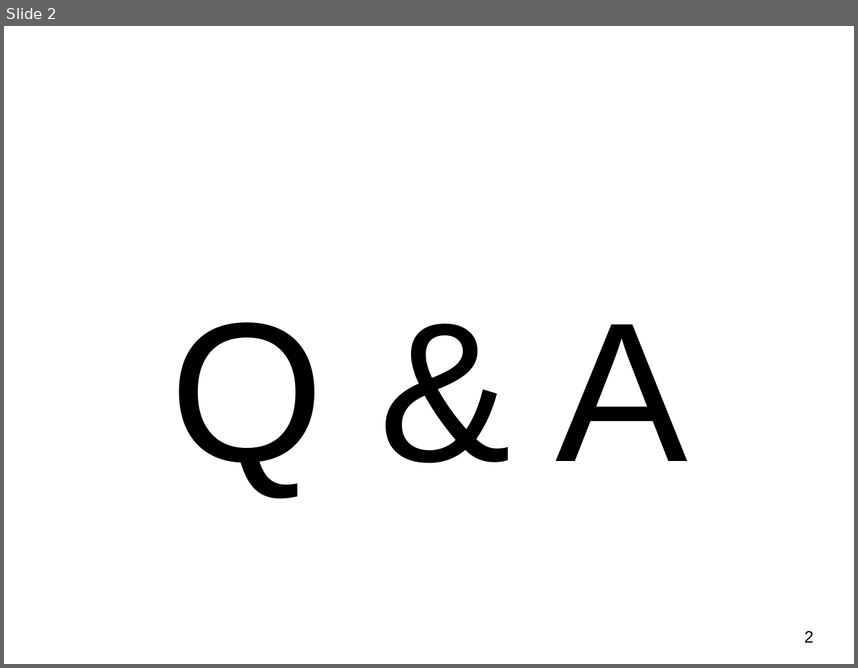
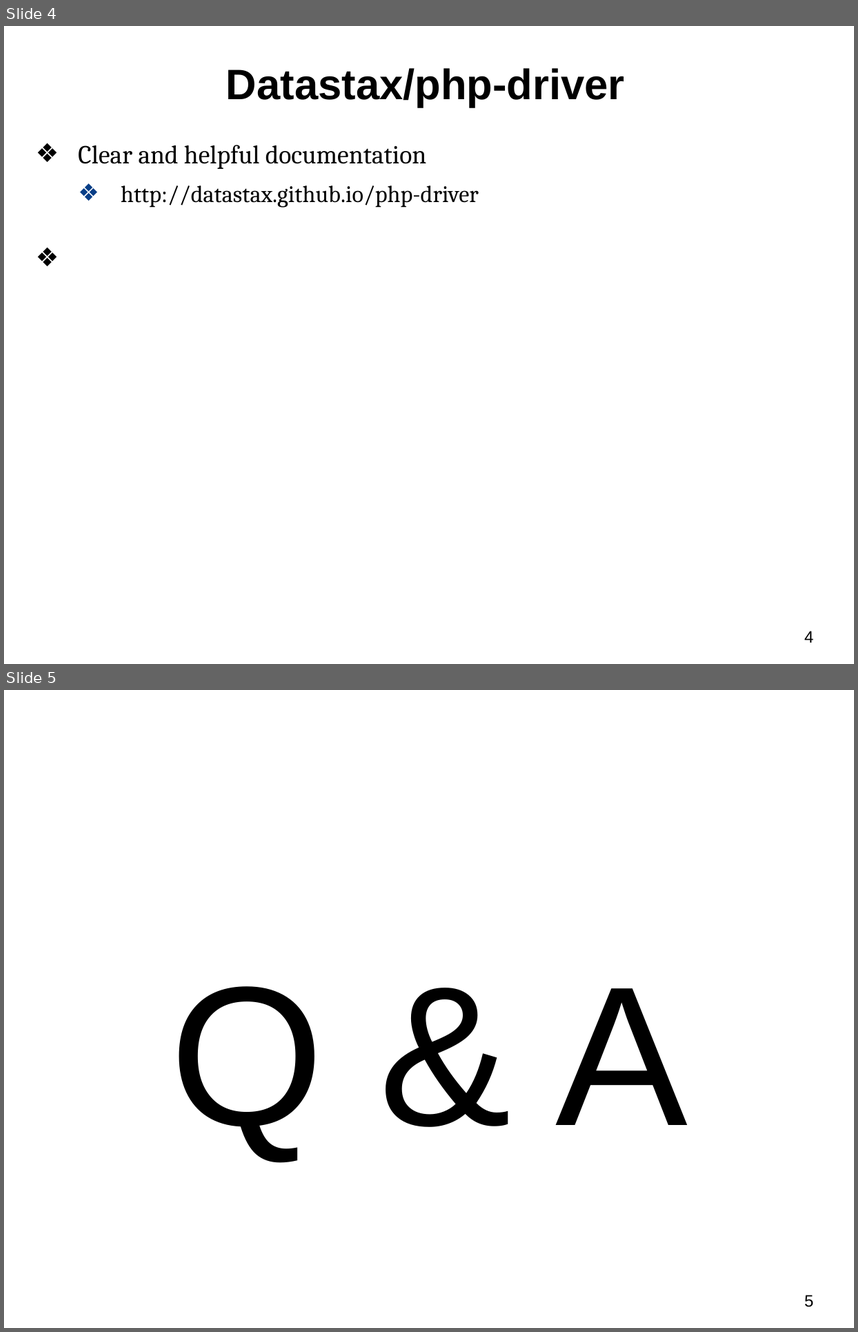
Before and after one commit to sonvq-qsoftvn/hocvalam-project, a slide deck: PHP Server side report week 1.ppt. Shown one above the other, each under a label of ours: slide 2 before the commit, slides 4 and 5 after it. The pictures are 858x668 and 858x1332 pixels, drawn with LibreOffice and Linux fonts; fonts in the diff are those of the drawing; background and template pictures are left out. Boxes give left, top, right and bottom in pixels: in the first picture for what was removed or moved away, otherwise in the second. Text is boxed around its words. In the diff, an @@ line names an element or a change of style, - is before the commit and + after.

```diff
--- a/PHP Server side report week 1.ppt
+++ b/PHP Server side report week 1.ppt
@@ slide 4 added at bbox=[4, 26, 854, 664], background #FFFFFF @@
@@ text added at bbox=[226, 68, 625, 107], 36 pt, text #000000, bold @@
+Datastax/php-driver
@@ text added at bbox=[78, 145, 479, 207], 20 pt, text #000000 @@
+❖ Clear and helpful documentation
+  ❖ http://datastax.github.io/php-driver
@@ page number added at bbox=[804, 630, 813, 642], 14 pt, text #000000 @@
+4
@@ what was slide 2 is now slide 5 @@
@@ page number at bbox=[804, 1294, 813, 1307]: text changed @@
-2
+5
```
Also in this commit, not shown: 1 slide changed, 2 other slides added.
